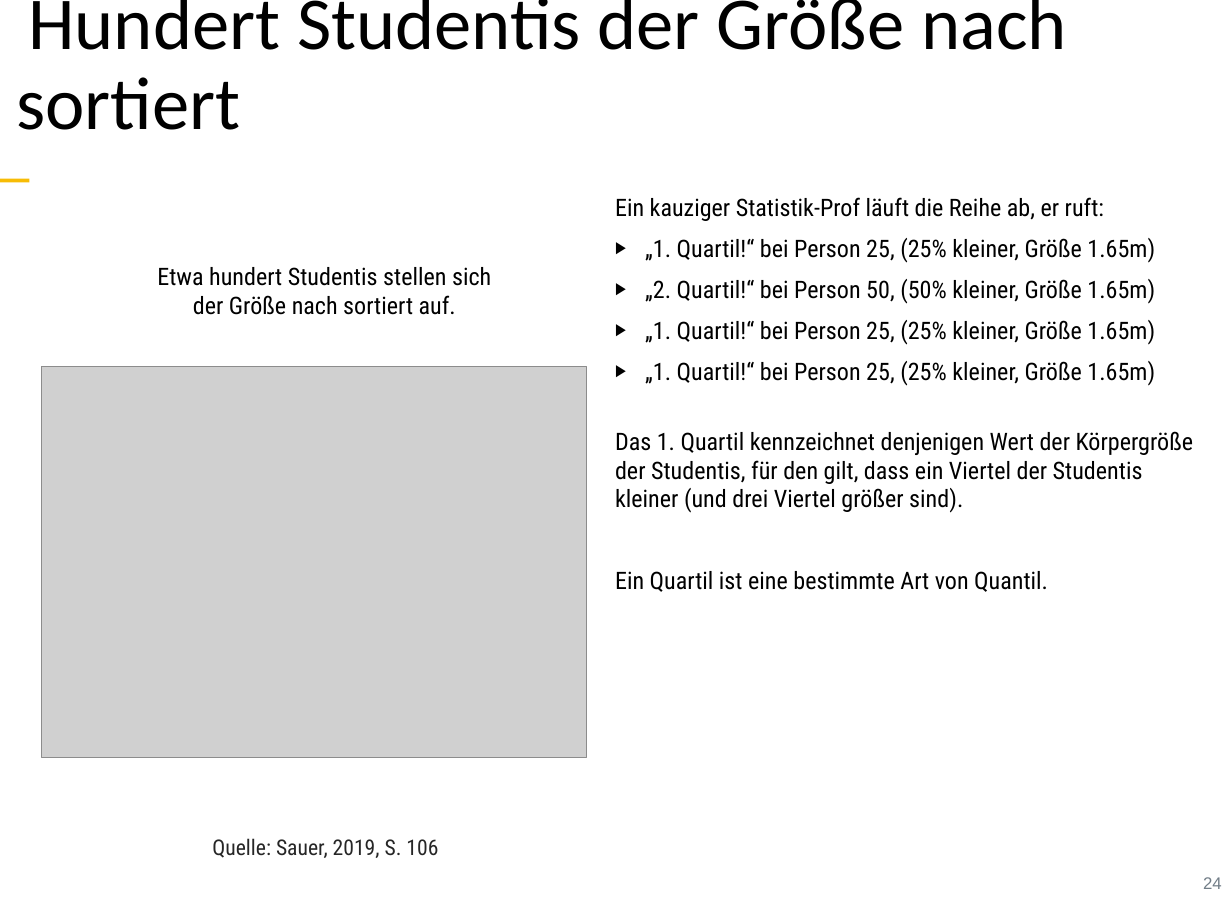
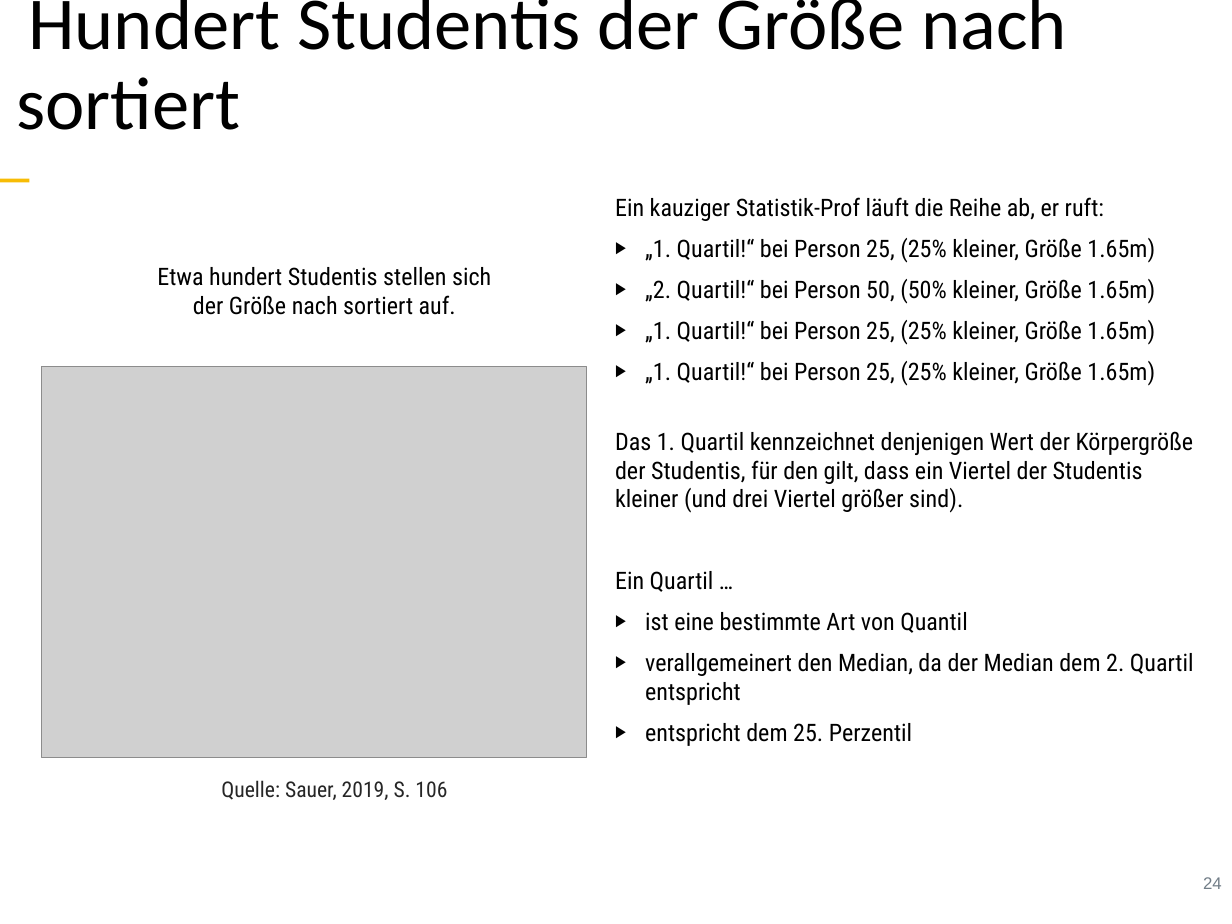
Before and after one commit to sebastiansauer/vorhersagemodellierung, a slide deck: slide 24 of Skript-Folien/QM1-Thema04.pptx. Drawn at 1232x924 pixels with LibreOffice and Linux fonts; fonts in the diff are those of the drawing; grey boxes stand for pictures. Boxes give left, top, right and bottom in pixels: in the first picture for what was removed or moved away, otherwise in the second. Text is boxed around its words. In the diff, an @@ line names an element or a change of style, - is before the commit and + after.

```diff
--- a/Skript-Folien/QM1-Thema04.pptx
+++ b/Skript-Folien/QM1-Thema04.pptx
@@ text at (615,571,1194,746): text changed @@
-Ein Quartil ist eine bestimmte Art von Quantil.
+Ein Quartil …
+▶︎ ist eine bestimmte Art von Quantil
+▶︎ verallgemeinert den Median, da der Median dem 2. Quartil entspricht
+▶︎ entspricht dem 25. Perzentil
@@ text "Quelle: Sauer, 2019, S. 106": place and size @@
-text "Quelle: Sauer, 2019, S. 106" at (212,838,438,858)
+text "Quelle: Sauer, 2019, S. 106" at (221,780,447,800)
```
Also in this commit, not shown: 11 other slides changed, 2 slides added, 4 other files.
